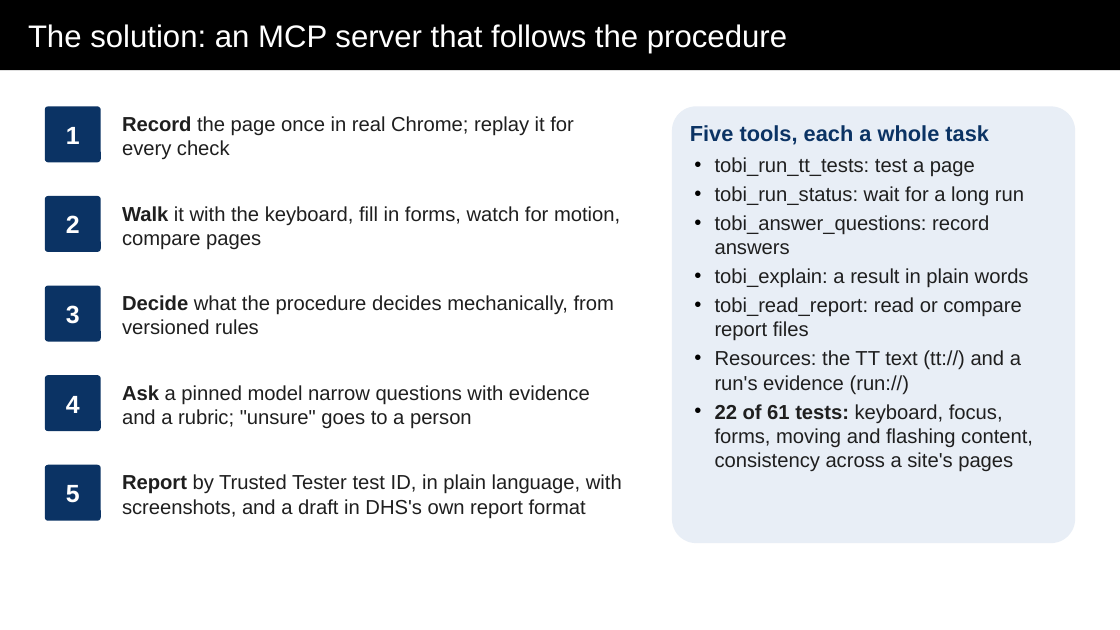
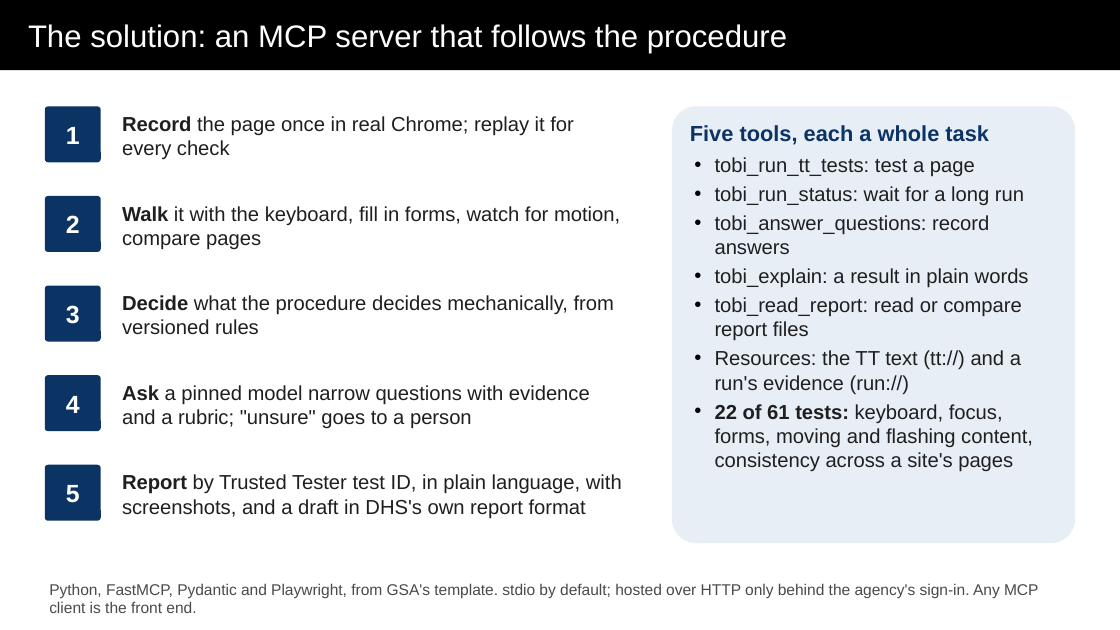
Before and after one commit to abbybowman/tobi508, a slide deck: slide 5 of docs/hackathon/out/TOBI-deck.pptx. Drawn at 1120x630 pixels with LibreOffice and Linux fonts; fonts in the diff are those of the drawing. Boxes give left, top, right and bottom in pixels: in the first picture for what was removed or moved away, otherwise in the second. Text is boxed around its words. In the diff, an @@ line names an element or a change of style, - is before the commit and + after.

```diff
--- a/docs/hackathon/out/TOBI-deck.pptx
+++ b/docs/hackathon/out/TOBI-deck.pptx
@@ text added at box(49, 583, 1038, 613), 10 pt, text #4A4A4A @@
+Python, FastMCP, Pydantic and Playwright, from GSA's template. stdio by default; hosted over HTTP only behind the agency's sign-in. Any MCP client is the front end.
```
Also in this commit, not shown: 10 other slides changed, 3 other files.
